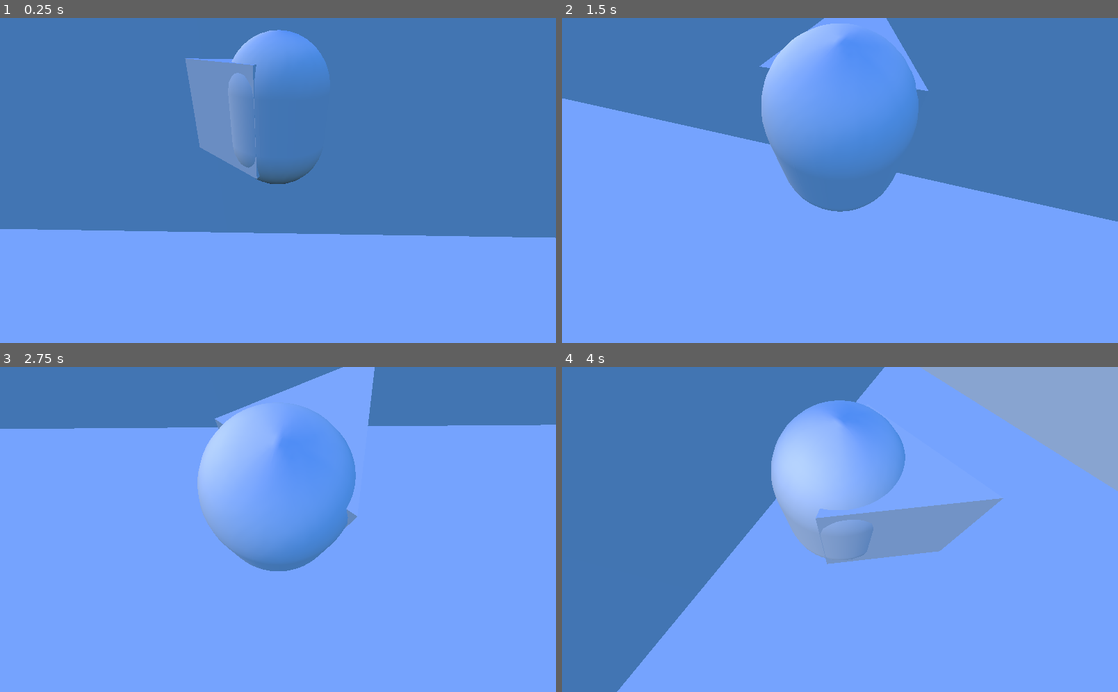
Above: before the commit, frames 1-4 (two rows, left to right).
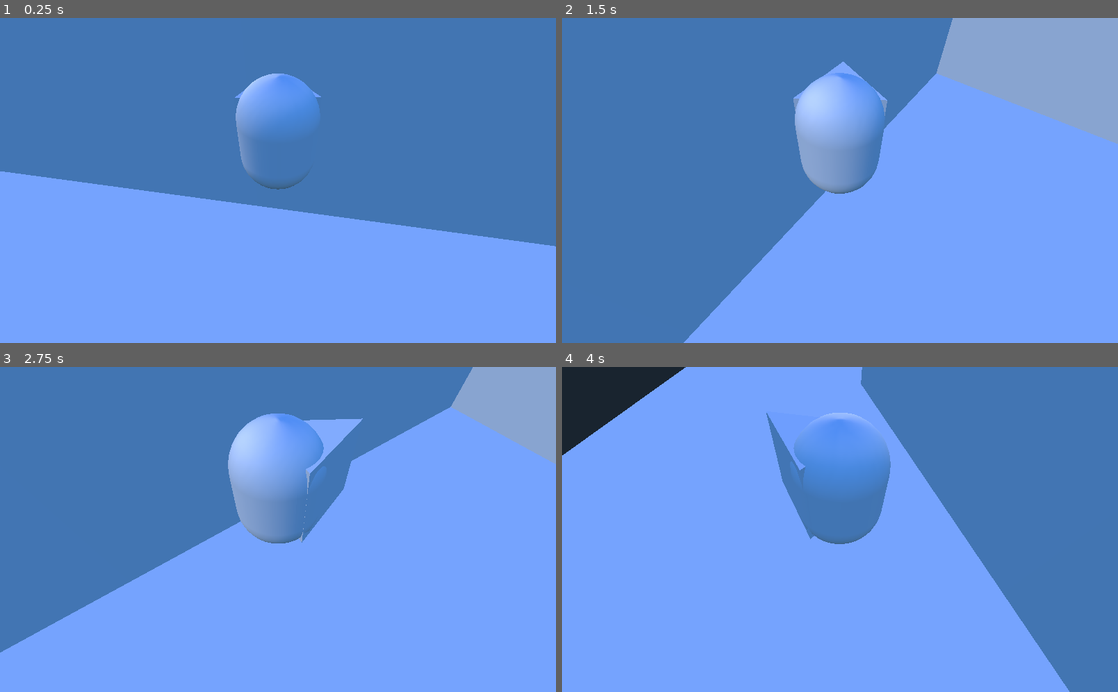
Above: after the commit, the same moments.

Repository: QbieShay/GodotSpringArm
Game: Godot game, scene res://main.tscn
The game is run twice, just before and just after one commit, with the same random seed, the same clock (stepped at 60 frames per second) and the same inputs. The project has no main scene, so this scene is started directly.
Inputs:
- Up to frame 1 (0.25 s): no input
- Up to frame 2 (1.5 s): hold Right (ui_right) 0.53-1.28 s; hold Down (ui_down) from 1.28 s (still down)
- Up to frame 3 (2.75 s): release Down (ui_down) at 2.03 s; hold Right (ui_right) from 2.03 s (still down)
- Up to frame 4 (4 s): release Right (ui_right) at 2.78 s; hold Up (ui_up) 2.78-3.53 s; hold Left (ui_left) from 3.53 s (still down)

The runs differ from the first frame. In frame 1, 15% of the frame differs, in the area x 0-100%, y 3-71%; in frame 2, 56%; in frame 3, 35%; in frame 4, 70%, in the area x 0-100%, y 0-100%.

Commit message:
pysic frame interpolation and smoothness now properly work

Diff:
--- a/SpringArm.gd
+++ b/SpringArm.gd
@@ -12,17 +12,24 @@
 
 export var interpolate_physics_frames = true setget set_interpolate_physics_frames, get_interpolate_physics_frames
 
+var collision_info = null
+
 func _ready():
 	set_process(interpolate_physics_frames)
+	physic_delta = get_physics_process_delta_time()
+	previous_phys_position = global_transform.origin
+	next_phys_position = global_transform.origin
+	time_since_last_physic_process = 0
 	if(target == null):
 		set_physics_process(false)
 
+var time_since_last_physic_process = 0
 func _process(delta):
-	var wanted_pos = _compute_movement()
-
-	global_transform.origin += (wanted_pos - global_transform.origin) * delta
-
-	#TODO smoothly look at target
+	if(interpolate_physics_frames):
+		#Interpolate between the last physic frame and the wanted one
+		time_since_last_physic_process += delta
+		global_transform.origin = previous_phys_position + (next_phys_position - previous_phys_position) * \
+			clamp(time_since_last_physic_process/physic_delta,0,1)
 	if(look_at_target):
 		look_at(target.global_transform.origin, Vector3(0,1,0))
 
@@ -43,26 +50,25 @@
 
 onready var _last_physics_position = global_transform.origin
 
+var previous_phys_position
+var next_phys_position
+var physic_delta
 func _physics_process(delta):
-
-	if interpolate_physics_frames:
-		global_transform.origin = _last_physics_position
-
-
+	time_since_last_physic_process = 0
 	var wanted_pos = _compute_movement()
-
-	move_and_slide( wanted_pos - global_transform.origin )
-
-	_last_physics_position = global_transform.origin
-
-	#TODO smoothly look at target
+	if(interpolate_physics_frames):
+		#Use move and slide to calculate the right position and then move back
+		previous_phys_position = global_transform.origin
+		next_phys_position = previous_phys_position + move_and_slide( (wanted_pos - global_transform.origin)/delta )
+		global_transform.origin = previous_phys_position
+	else:
+		move_and_slide( (wanted_pos - global_transform.origin)/delta )
 	if(look_at_target):
 		look_at(target.global_transform.origin, Vector3(0,1,0))
 
 func _compute_movement():
-	#TODO use move_and_slide with angle -180 (math hacks wheeey)
 	var target_forward = -target.global_transform.basis.z.normalized()
 	var target_up = target.global_transform.basis.y.normalized()
 	var camera_pos = target.global_transform.origin
 	camera_pos += -target_forward*spring_max_length + target_up*spring_max_height
-	return global_transform.origin.linear_interpolate(camera_pos, smoothness)
+	return global_transform.origin.linear_interpolate(camera_pos, clamp(1-smoothness, 0.01,1))
--- a/main.tscn
+++ b/main.tscn
@@ -28,6 +28,14 @@
 [sub_resource type="BoxShape" id=5]
 
 extents = Vector3( 3.89002, 2.39225, 1 )
+
+[sub_resource type="SphereMesh" id=6]
+
+radius = 1.0
+height = 2.0
+radial_segments = 64
+rings = 32
+is_hemisphere = false
 
 [node name="Spatial" type="Spatial" index="0"]
 
@@ -134,17 +142,49 @@
 
 [node name="KinematicBody" parent="." index="3" instance=ExtResource( 1 )]
 
-transform = Transform( 1, 0, 0, 0, 1, 0, 0, 0, 1, -2.68874, 1.31688, 0 )
+transform = Transform( 0.479772, 0, -0.877393, 0, 1, 0, 0.877393, 0, 0.479772, -2.68874, 1.31688, 0 )
 
 [node name="Spring" parent="." index="4" instance=ExtResource( 2 )]
 
 transform = Transform( 1, 0, 0, 0, 1, 0, 0, 0, 1, -9.3855, 3.1041, 0 )
+_sections_unfolded = [ "Axis Lock", "Transform" ]
 spring_max_length = 5
-smoothness = 1.0
-interpolate_physics_frames = true
+smoothness = 0.447
+interpolate_physics_frames = false
 
 [node name="Camera" type="Camera" parent="Spring" index="1"]
 
+keep_aspect = 1
+cull_mask = 1048575
+environment = null
+h_offset = 0.0
+v_offset = 0.0
+doppler_tracking = 0
+projection = 0
+current = true
+fov = 70.0
+size = 1.0
+near = 0.05
+far = 100.0
+
+[node name="MeshInstance" type="MeshInstance" parent="Spring" index="2"]
+
+layers = 1
+material_override = null
+cast_shadow = 1
+extra_cull_margin = 0.0
+use_in_baked_light = false
+lod_min_distance = 0.0
+lod_min_hysteresis = 0.0
+lod_max_distance = 0.0
+lod_max_hysteresis = 0.0
+mesh = SubResource( 6 )
+skeleton = NodePath("..")
+material/0 = null
+
+[node name="Camera" type="Camera" parent="." index="5"]
+
+transform = Transform( 0.0153162, 0, -0.999883, 0, 1, 0, 0.999883, 0, 0.0153162, -41.6316, 9.03068, 0 )
 keep_aspect = 1
 cull_mask = 1048575
 environment = null
--- a/project.godot
+++ b/project.godot
@@ -19,7 +19,8 @@
 
 [physics]
 
-common/physics_fps=5
+common/physics_fps=15
+3d/physics_engine="GodotPhysics"
 
 [rendering]
 
Not shown: 1 places in main.tscn that only renumber resources
